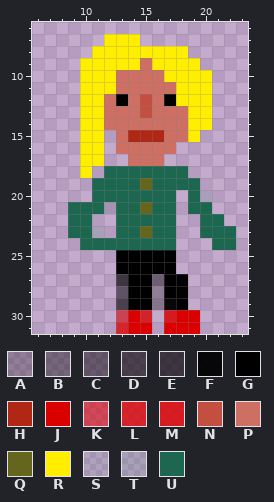
Pixel-art sprite -- assets/ui/humanr01.png. This is how it looked before the edit.
The file is 32x32 pixels. Pixels under 10% opacity are left out. Colours within 5 levels of each other are drawn and written as one. Shown: x 6..23, y 6..31.
Palette (. is transparent): A #00000043  B #00000066  C #00000079  D #0000009e  E #000000af  F #000000f4  G #000000  H #b02815  J #db0000  K #db000091  L #db0000c7  M #db0000d3  N #c24f3f  P #cd7063  Q #64661d  R #ffee00  S #1d66501f  T #1d665028  U #1d6650
And afterwards:
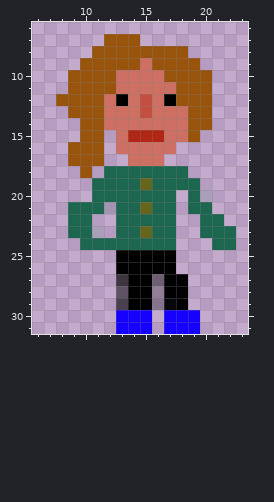
The exact change:
colour J: #db0000 -> #1600ff
colour R: #ffee00 -> #98540c
y 10..11: x 9 . -> R
y 12: x 8..9 .. -> RR
y 13: x 9 . -> R
y 16..17: x 9 . -> R
y 30: x 13 K -> J; x 15 L -> J; x 17 M -> J
y 31: x 13 L -> J
